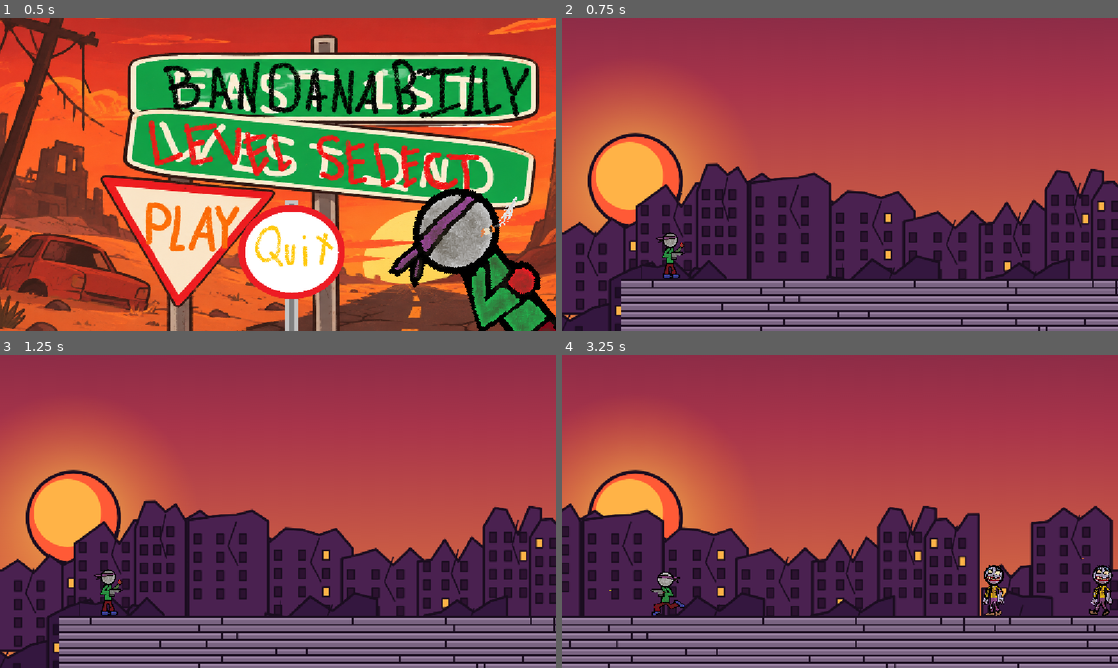
Above: before the commit, frames 1-4 (two rows, left to right).
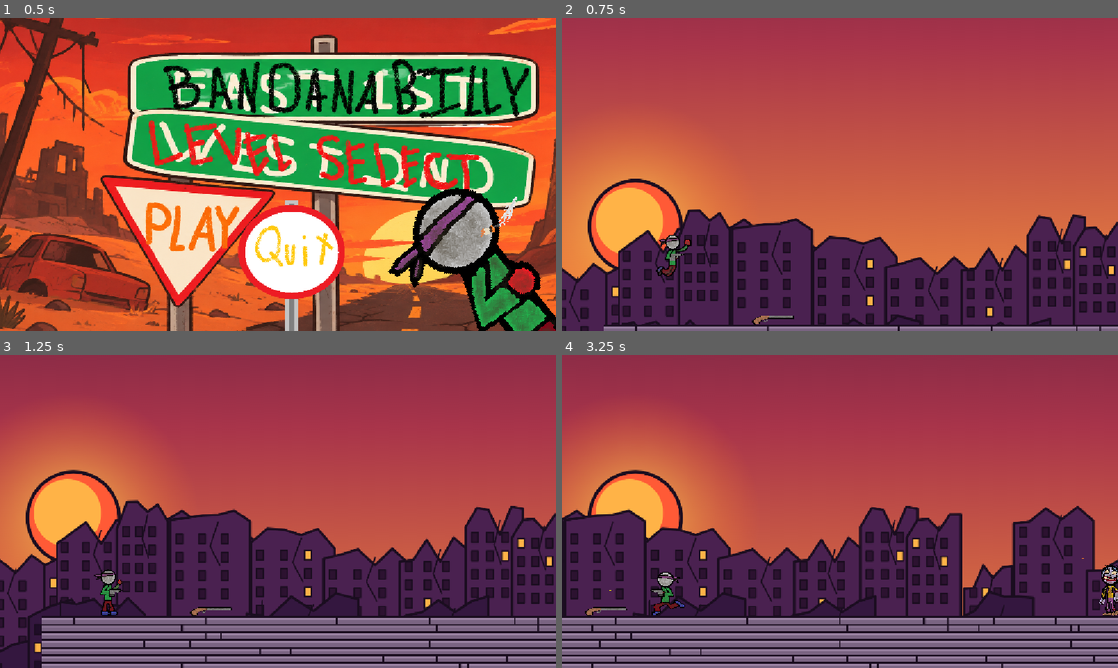
Above: after the commit, the same moments.

Repository: CodingFox007/ByteJam2026
Game: Godot game, scene res://Scenes/title_screen.tscn
Two runs of this game, one before a commit and one after it. Both use one fixed random seed, a clock stepped at 60 frames per second and the inputs below.
Inputs (mouse positions are in pixels of both pictures, inside the frame that each line leads up to):
- Up to frame 1 (0.5 s): no input
- Up to frame 2 (0.75 s): click (751, 230) at 0.5 s
- Up to frame 3 (1.25 s): no input
- Up to frame 4 (3.25 s): move the mouse to (962, 495) at 1.27 s; hold E (interact) 1.28-2.03 s; hold Right (right) 1.28-2.78 s; tap Space (jump) at 1.52, 2.27 s; click (962, 495) at 1.55 s; move the mouse to (728, 527) at 2.02 s; click (728, 527) at 2.1 s; tap E (interact) at 2.3 s; move the mouse to (895, 442) at 2.77 s; hold A (left) from 2.78 s (still down); hold E (interact) from 2.78 s (still down); click (895, 442) at 3.05 s

Frame 1 is identical in both runs. In frame 2, 36% of the frame differs, in the area x 0-100%, y 32-100%; in frame 3, 13%; in frame 4, 14%.

Commit message:
gun pickup works

Diff:
--- /dev/null
+++ b/byte-jam-26/Scenes/Weapons/shotgun.tscn
@@ -0,0 +1,34 @@
+[gd_scene format=3 uid="uid://dhc8mphdysb3u"]
+
+[ext_resource type="Texture2D" uid="uid://b1gwr5h2erv8j" path="res://Assets/AssetsSpritesheetV3.png" id="1_orl7l"]
+[ext_resource type="Script" uid="uid://vaf3uescv5rw" path="res://Scripts/shotgun.gd" id="1_xvtdo"]
+[ext_resource type="PackedScene" uid="uid://ck01lwiactm27" path="res://Scenes/Weapons/bullet.tscn" id="2_vm7cu"]
+
+[sub_resource type="AtlasTexture" id="AtlasTexture_xvtdo"]
+atlas = ExtResource("1_orl7l")
+region = Rect2(413, 1017, 275, 124)
+
+[sub_resource type="SpriteFrames" id="SpriteFrames_boc63"]
+animations = [{
+"frames": [{
+"duration": 1.0,
+"texture": SubResource("AtlasTexture_xvtdo")
+}],
+"loop": 1,
+"name": &"default",
+"speed": 5.0
+}]
+
+[node name="Shotgun" type="Node2D" unique_id=1487147488]
+script = ExtResource("1_xvtdo")
+weapon_name = "Shotgun"
+fire_rate = 1.0
+bullet_scene = ExtResource("2_vm7cu")
+
+[node name="AnimatedSprite2D" type="AnimatedSprite2D" parent="." unique_id=1137130888]
+position = Vector2(28.406214, -1.3749994)
+scale = Vector2(0.33159122, 0.17137098)
+sprite_frames = SubResource("SpriteFrames_boc63")
+
+[node name="BulletSpawn" type="Marker2D" parent="." unique_id=618235731]
+position = Vector2(68, -6)
--- /dev/null
+++ b/byte-jam-26/Scenes/Weapons/shotgun_pickup.tscn
@@ -0,0 +1,33 @@
+[gd_scene format=3 uid="uid://dom0wb26ayfp0"]
+
+[ext_resource type="Script" uid="uid://bf67xlqd8s7d1" path="res://Scripts/shotgun_pickup.gd" id="1_nwgyl"]
+[ext_resource type="PackedScene" uid="uid://dhc8mphdysb3u" path="res://Scenes/Weapons/shotgun.tscn" id="2_skybk"]
+[ext_resource type="Texture2D" uid="uid://b1gwr5h2erv8j" path="res://Assets/AssetsSpritesheetV3.png" id="3_mfd4u"]
+[ext_resource type="PackedScene" uid="uid://46kcf21qxda6" path="res://interaction_components/interactable.tscn" id="3_skybk"]
+
+[sub_resource type="AtlasTexture" id="AtlasTexture_xvtdo"]
+atlas = ExtResource("3_mfd4u")
+region = Rect2(413, 1017, 275, 124)
+
+[sub_resource type="SpriteFrames" id="SpriteFrames_mfd4u"]
+animations = [{
+"frames": [{
+"duration": 1.0,
+"texture": SubResource("AtlasTexture_xvtdo")
+}],
+"loop": 1,
+"name": &"default",
+"speed": 5.0
+}]
+
+[node name="ShotgunPickup" type="Node2D" unique_id=980105988]
+script = ExtResource("1_nwgyl")
+weapon_scene = ExtResource("2_skybk")
+
+[node name="AnimatedSprite2D" type="AnimatedSprite2D" parent="." unique_id=1489095104]
+position = Vector2(-1.9073486e-06, -2.3841858e-07)
+scale = Vector2(0.33159122, 0.17137098)
+sprite_frames = SubResource("SpriteFrames_mfd4u")
+
+[node name="Interactable" parent="." unique_id=1937105403 instance=ExtResource("3_skybk")]
+position = Vector2(-40.00573, 0.2016983)
--- a/byte-jam-26/Scenes/level_1.tscn
+++ b/byte-jam-26/Scenes/level_1.tscn
@@ -3,6 +3,7 @@
 [ext_resource type="Texture2D" uid="uid://dn2vb32l7iavn" path="res://LevelOneBackground/01_sky.png" id="1_lsmp6"]
 [ext_resource type="Texture2D" uid="uid://cwd0j2h7qncpf" path="res://LevelOneBackground/00_sun.png" id="2_rka8t"]
 [ext_resource type="Texture2D" uid="uid://d3p2ucmxheob2" path="res://LevelOneBackground/03_far.png" id="3_5hph3"]
+[ext_resource type="PackedScene" uid="uid://dom0wb26ayfp0" path="res://Scenes/Weapons/shotgun_pickup.tscn" id="4_chwpn"]
 [ext_resource type="Texture2D" uid="uid://8yeev0vf1jfo" path="res://LevelOneBackground/04_mid.png" id="4_j7kpp"]
 [ext_resource type="Texture2D" uid="uid://22xrgrtmqpi8" path="res://Tiles/ground_tiles_128x64.png" id="6_j7kpp"]
 [ext_resource type="PackedScene" uid="uid://bnf6pks4mum13" path="res://Scenes/player.tscn" id="7_lsmp6"]
@@ -1637,6 +1638,9 @@
 position = Vector2(783, 455)
 texture = ExtResource("3_5hph3")
 
+[node name="ShotgunPickup" parent="Parallax2D2" unique_id=980105988 instance=ExtResource("4_chwpn")]
+position = Vector2(1645, 523)
+
 [node name="Parallax2D3" type="Parallax2D" parent="." unique_id=541928533]
 scroll_scale = Vector2(1.15, 1.3)
 scroll_offset = Vector2(160, 11)
@@ -1652,7 +1656,7 @@
 tile_set = SubResource("TileSet_mrpel")
 
 [node name="Player" parent="." unique_id=1882964120 instance=ExtResource("7_lsmp6")]
-position = Vector2(47, 59)
+position = Vector2(81, -42)
 
 [node name="killZone" parent="." unique_id=612461458 instance=ExtResource("8_xrdnt")]
 position = Vector2(570, 1213)
@@ -1661,7 +1665,7 @@
 shape = SubResource("WorldBoundaryShape2D_boc63")
 
 [node name="Zombie" parent="." unique_id=1441788404 instance=ExtResource("9_wrinw")]
-position = Vector2(1364, 463)
+position = Vector2(1408, 471)
 
 [node name="Zombie2" parent="." unique_id=1825210692 instance=ExtResource("9_wrinw")]
-position = Vector2(1192, 467)
+position = Vector2(1553, 469)
--- a/byte-jam-26/Scenes/player.tscn
+++ b/byte-jam-26/Scenes/player.tscn
@@ -4,6 +4,7 @@
 [ext_resource type="PackedScene" uid="uid://cgq2r8o3xuf4j" path="res://Scenes/Weapons/pistol.tscn" id="2_6t5aa"]
 [ext_resource type="Texture2D" uid="uid://b1gwr5h2erv8j" path="res://Assets/AssetsSpritesheetV3.png" id="3_fkybt"]
 [ext_resource type="SpriteFrames" uid="uid://lyoye4olp3ee" path="res://Assets/PlayerJumpSpritesheet.tres" id="3_vgqql"]
+[ext_resource type="PackedScene" uid="uid://bwhq0a8kejn8j" path="res://interaction_components/interacting_component.tscn" id="5_fkybt"]
 
 [sub_resource type="AtlasTexture" id="atlas_0"]
 atlas = ExtResource("3_fkybt")
@@ -303,3 +304,6 @@
 
 [node name="WeaponHolder" type="Node2D" parent="." unique_id=813623613]
 position = Vector2(27, 430)
+
+[node name="InteractingComponent" parent="." unique_id=1246646135 instance=ExtResource("5_fkybt")]
+position = Vector2(19, 455)
--- a/byte-jam-26/Scripts/bullet.gd
+++ b/byte-jam-26/Scripts/bullet.gd
@@ -1,30 +1,26 @@
-
 extends Area2D
 
 @export var speed: float = 800.0
 @export var lifetime: float = 2.0
 
 var direction: int = 1
+var travel_direction: Vector2 = Vector2.ZERO
 var damage: int = 10
 
 func _ready() -> void:
-	# Detect collisions
 	body_entered.connect(_on_body_entered)
-
-	# Automatically delete bullet after 2 seconds
 	get_tree().create_timer(lifetime).timeout.connect(queue_free)
 
+func _physics_process(delta: float) -> void:
+	if travel_direction == Vector2.ZERO:
+		travel_direction = Vector2(direction, 0)
 
-func _physics_process(delta: float) -> void:
-	# Move bullet horizontally
-	position.x += direction * speed * delta
-
+	global_position += travel_direction * speed * delta
 
 func _on_body_entered(body: Node2D) -> void:
 	# Damage zombies
-	if body.is_in_group("zombie"):
-		if body.has_method("take_damage"):
-			body.take_damage(damage)
+	if body.is_in_group("zombie") and body.has_method("take_damage"):
+		body.take_damage(damage)
 
-	# Destroy bullet after hitting something
+	# Destroy bullet when hitting anything solid
 	queue_free()
--- a/byte-jam-26/Scripts/playerScript.gd
+++ b/byte-jam-26/Scripts/playerScript.gd
@@ -93,17 +93,18 @@
 	if weapon_scene == null:
 		return
 
+	var new_weapon = weapon_scene.instantiate() as Weapon
+
+	if new_weapon == null:
+		push_error("Invalid weapon scene!")
+		return
+
 	if current_weapon != null:
 		current_weapon.queue_free()
 
-	current_weapon = weapon_scene.instantiate() as Weapon
-
-	if current_weapon == null:
-		push_error("Weapon scene must use the Weapon script.")
-		return
-
-	weapon_holder.add_child(current_weapon)
-	current_weapon.position = Vector2.ZERO
+	weapon_holder.add_child(new_weapon)
+	new_weapon.position = Vector2.ZERO
+	current_weapon = new_weapon
 
 func update_weapon_position() -> void:
 	var active_sprite: AnimatedSprite2D
--- /dev/null
+++ b/byte-jam-26/Scripts/shotgun.gd
@@ -0,0 +1,38 @@
+extends Weapon
+
+@export var pellet_count: int = 10
+@export var spread_angle: float = 30.0
+
+func shoot(direction: int) -> void:
+	if not can_shoot or bullet_scene == null:
+		return
+
+	can_shoot = false
+
+	for i in range(pellet_count):
+		var bullet = bullet_scene.instantiate()
+
+		# Spread pellets evenly across the angle
+		var angle = 0.0
+
+		if pellet_count > 1:
+			angle = lerp(
+				-spread_angle / 2.0,
+				spread_angle / 2.0,
+				float(i) / float(pellet_count - 1)
+			)
+
+		# Calculate pellet direction
+		var base_angle = 0.0 if direction == 1 else PI
+		var final_angle = base_angle + deg_to_rad(angle)
+
+		bullet.travel_direction = Vector2.RIGHT.rotated(final_angle)
+		bullet.damage = damage
+
+		get_tree().current_scene.add_child(bullet)
+		bullet.global_position = bullet_spawn.global_position
+
+	await get_tree().create_timer(fire_rate).timeout
+
+	if is_inside_tree():
+		can_shoot = true
--- /dev/null
+++ b/byte-jam-26/Scripts/shotgun_pickup.gd
@@ -0,0 +1,24 @@
+extends Node2D
+
+@export var weapon_scene: PackedScene
+
+@onready var interactable = $Interactable
+
+func _ready() -> void:
+	interactable.interact_name = "Press E to pick up Shotgun"
+	interactable.interact = pick_up_weapon
+
+
+func pick_up_weapon() -> void:
+	var player = get_tree().get_first_node_in_group("player")
+
+	if player == null:
+		return
+
+	if weapon_scene == null:
+		return
+
+	player.equip_weapon(weapon_scene)
+
+	interactable.is_interactable = false
+	queue_free()
--- a/byte-jam-26/interaction_components/interactable.tscn
+++ b/byte-jam-26/interaction_components/interactable.tscn
@@ -1,8 +1,14 @@
 [gd_scene format=3 uid="uid://46kcf21qxda6"]
 
 [ext_resource type="Script" uid="uid://cls1v3l8ndvkr" path="res://interaction_components/interactable.gd" id="1_tar3s"]
+
+[sub_resource type="CircleShape2D" id="CircleShape2D_boc63"]
+radius = 7.0
 
 [node name="Interactable" type="Area2D" unique_id=1937105403]
 collision_layer = 2
 collision_mask = 0
 script = ExtResource("1_tar3s")
+
+[node name="CollisionShape2D" type="CollisionShape2D" parent="." unique_id=1776017429]
+shape = SubResource("CircleShape2D_boc63")
--- a/byte-jam-26/interaction_components/interacting_component.gd
+++ b/byte-jam-26/interaction_components/interacting_component.gd
@@ -30,7 +30,8 @@
 	return area1_dist < area2_dist
 
 func _on_interact_range_area_entered(area: Area2D) -> void:
-	current_interactions.push_back(area)
+	if area.get_script() == preload("res://interaction_components/interactable.gd"):
+		current_interactions.push_back(area)
 
 
 func _on_interact_range_area_exited(area: Area2D) -> void:
--- a/byte-jam-26/interaction_components/interacting_component.tscn
+++ b/byte-jam-26/interaction_components/interacting_component.tscn
@@ -16,7 +16,7 @@
 z_index = 10
 position = Vector2(-1, 0)
 collision_layer = 0
-collision_mask = 2
+collision_mask = 3
 
 [node name="CollisionShape2D" type="CollisionShape2D" parent="InteractRange" unique_id=290244879]
 shape = SubResource("CircleShape2D_kixfj")
Not shown, added: byte-jam-26/Scripts/shotgun.gd.uid
Not shown, added: byte-jam-26/Scripts/shotgun_pickup.gd.uid
